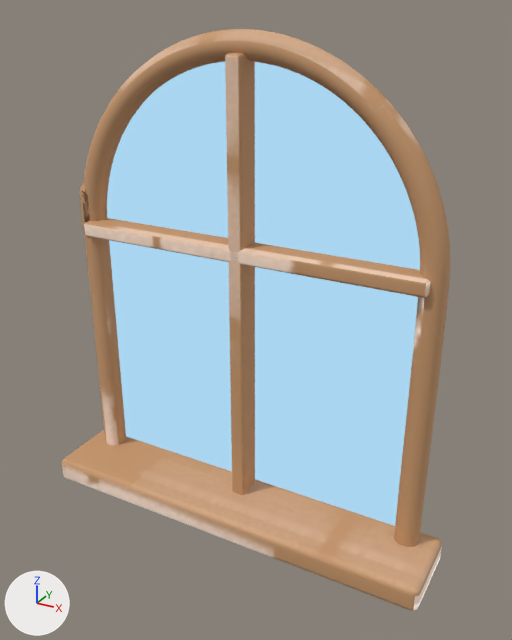
What one commit did to the glTF model assets/3d/native/windowArched.glb.
The view is the same before and after, from a camera (50 mm lens) standing at (1.14, -2.04, 1.83) and looking at (0.07, -0.09, 0.86). Every picture has the same lights, and +X, +Y and +Z are marked at lower left. The first picture is the older version. Where no turn or scale is listed for an object, it has been applied to the vertices. Vertices at exactly the same position are counted once.

Before the edit, the objects in view are built like this:
```python
me_arched_oak_frame = bpy.data.meshes.new('Arched oak frame')
me_arched_oak_frame.from_pydata(...)  # 3250 vertices, 6496 faces; spans x -0.7..0.7, y -0.08..0.0, z 0.1..1.77
me_arched_oak_frame.materials.append(mat_window_area_wood)
me_arched_sky_glass = bpy.data.meshes.new('Arched sky glass')
me_arched_sky_glass.from_pydata(...)  # 66 vertices, 128 faces; spans x -0.65..0.65, y 0.025..0.065, z 1.08..1.73
me_arched_sky_glass.materials.append(mat_outside_sky_arched_sky_glass)
me_cube_017 = bpy.data.meshes.new('Cube.017')
me_cube_017.from_pydata(...)  # 96 vertices, 188 faces; spans x -0.76..0.76, y -0.15..0.15, z -0.05..0.05
me_cube_017.materials.append(mat_window_area_wood)
me_cube_018 = bpy.data.meshes.new('Cube.018')
me_cube_018.from_pydata(...)  # 96 vertices, 188 faces; spans x -0.03..0.03, y -0.05..0.05, z -0.8..0.8
me_cube_018.materials.append(mat_window_area_wood)
me_cube_019 = bpy.data.meshes.new('Cube.019')
me_cube_019.from_pydata(...)  # 96 vertices, 188 faces; spans x -0.65..0.65, y -0.05..0.05, z -0.027..0.027
me_cube_019.materials.append(mat_window_area_wood)
ob_arched_center_mullion = bpy.data.objects.new('Arched center mullion', me_cube_018)
ob_arched_center_mullion.location = (0.0, -0.06, 0.91)
ob_arched_oak_frame = bpy.data.objects.new('Arched oak frame', me_arched_oak_frame)
ob_arched_oak_frame.location = (0.0, 0.0, 0.0)
ob_arched_sky_glass = bpy.data.objects.new('Arched sky glass', me_arched_sky_glass)
ob_arched_sky_glass.location = (0.0, 0.0, 0.0)
ob_arched_transom_bar = bpy.data.objects.new('Arched transom bar', me_cube_019)
ob_arched_transom_bar.location = (0.0, -0.06, 1.08)
ob_arched_window_sill = bpy.data.objects.new('Arched window sill', me_cube_017)
ob_arched_window_sill.location = (0.0, -0.12, 0.07)
# also in view: 'Arched glass lower pane' at (0.0, 0.02, 0.59)
```
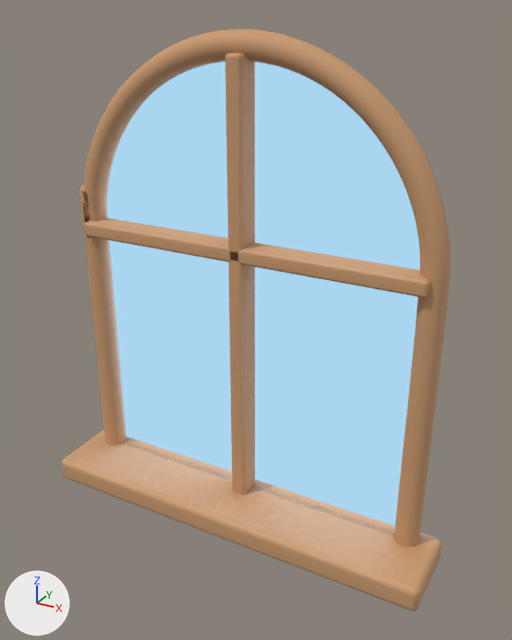
Patch to the scene script:
```diff
--- a/assets/3d/native/windowArched.glb.py
+++ b/assets/3d/native/windowArched.glb.py
@@ mat_window_area_cream @@
+mat_window_area_cream = bpy.data.materials.new('Window area cream')
+# colours: white #fefbec
+# uses the picture img_window_area_lightmap
@@ me_cube_018 @@
 me_cube_018.from_pydata(...)  # 96 vertices, 188 faces; spans x -0.03..0.03, y -0.05..0.05, z -0.8..0.8
 # used by ob_arched_center_mullion; location = (0.0, -0.06, 0.91)
+# me_cube_018 part 3: texture (UV) coordinates of 188 of 188 faces, centred in x -0.03..0.03, y -0.05..0.05, z -0.8..0.8, changed; they spanned u 0.2..0.97, v 0.48..0.99 and now span u 0.01..0.85, v 0.42..0.86
 me_cube_018.materials.append(mat_window_area_wood)
@@ me_arched_oak_frame @@
 me_arched_oak_frame.from_pydata(...)  # 3250 vertices, 6496 faces; spans x -0.7..0.7, y -0.08..0.0, z 0.1..1.77
 # used by ob_arched_oak_frame; location = (0.0, 0.0, 0.0)
+# me_arched_oak_frame part 1: texture (UV) coordinates of 6496 of 6496 faces, centred in x -0.7..0.69, y -0.08..0.0, z 0.1..1.77, changed; they spanned u 0.01..0.92, v 0.01..0.95 and now span u 0.01..0.9, v 0.01..0.93
 me_arched_oak_frame.materials.append(mat_window_area_wood)
@@ me_cube_019 @@
 me_cube_019.from_pydata(...)  # 96 vertices, 188 faces; spans x -0.65..0.65, y -0.05..0.05, z -0.027..0.027
 # used by ob_arched_transom_bar; location = (0.0, -0.06, 1.08)
+# me_cube_019 part 4: texture (UV) coordinates of 188 of 188 faces, centred in x -0.65..0.65, y -0.05..0.05, z -0.027..0.027, changed; they spanned u 0.1..0.68, v 0.52..0.9 and now span u 0.04..0.84, v 0.36..0.85
 me_cube_019.materials.append(mat_window_area_wood)
@@ me_cube_017 @@
 me_cube_017.from_pydata(...)  # 96 vertices, 188 faces; spans x -0.76..0.76, y -0.15..0.15, z -0.05..0.05
 # used by ob_arched_window_sill; location = (0.0, -0.12, 0.07)
+# me_cube_017 part 2: texture (UV) coordinates of 188 of 188 faces, centred in x -0.76..0.76, y -0.15..0.15, z -0.05..0.05, changed; they spanned u 0.29..0.87, v 0.01..0.97 and now span u 0.13..0.76, v 0.01..0.88
 me_cube_017.materials.append(mat_window_area_wood)
@@ me_cube_065 @@
+me_cube_065.from_pydata(...)  # 96 vertices, 188 faces; spans x -0.65..0.65, y -0.022..0.022, z -0.02..0.02
+me_cube_065.materials.append(mat_window_area_cream)
@@ ob_opening_sash_rail @@
+ob_opening_sash_rail = bpy.data.objects.new('Opening sash rail', me_cube_065)
+ob_opening_sash_rail.location = (0.0, -0.038, 0.1)
```

Location of each change, [x1, y1, x2, y2] in pixels of the pictures (512 x 640 px):
'Opening sash rail', added (mostly hidden): after [124, 442, 395, 536]
part 1 of me_arched_oak_frame, surface changed: [82, 29, 434, 547] in both
part 2 of me_cube_017, surface changed: [62, 430, 442, 611] in both
part 3 of me_cube_018, surface changed: [225, 53, 255, 495] in both
part 4 of me_cube_019, surface changed (beige to brown): [84, 218, 430, 298] in both
